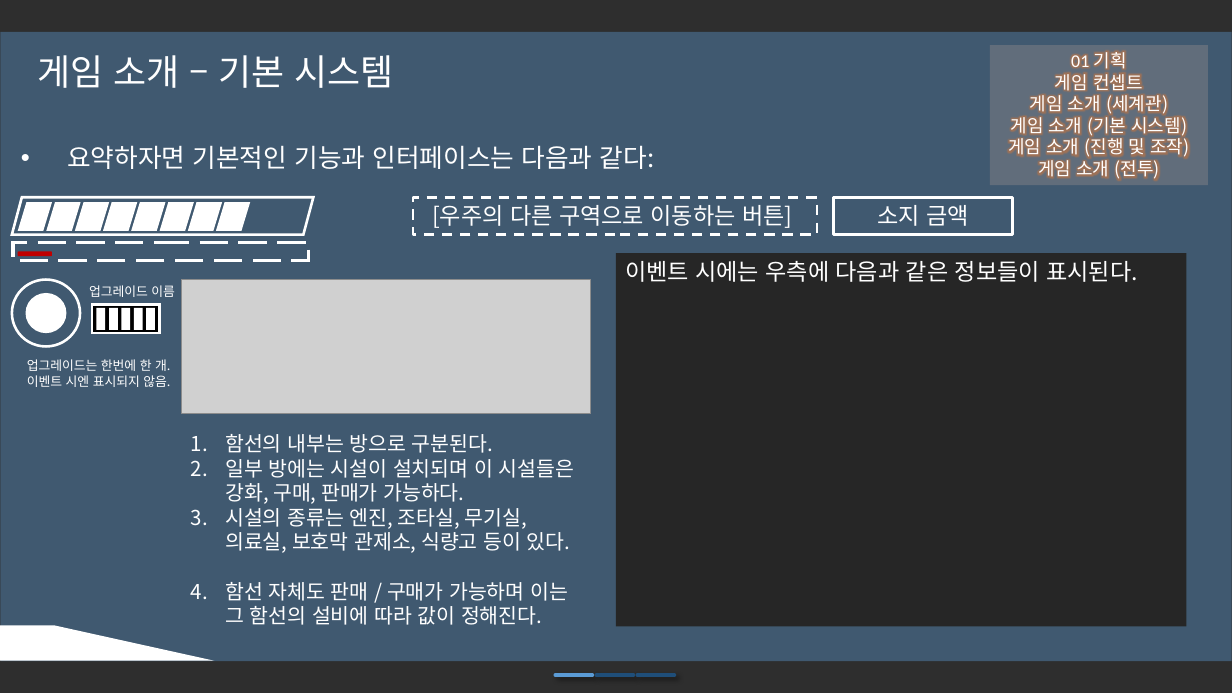
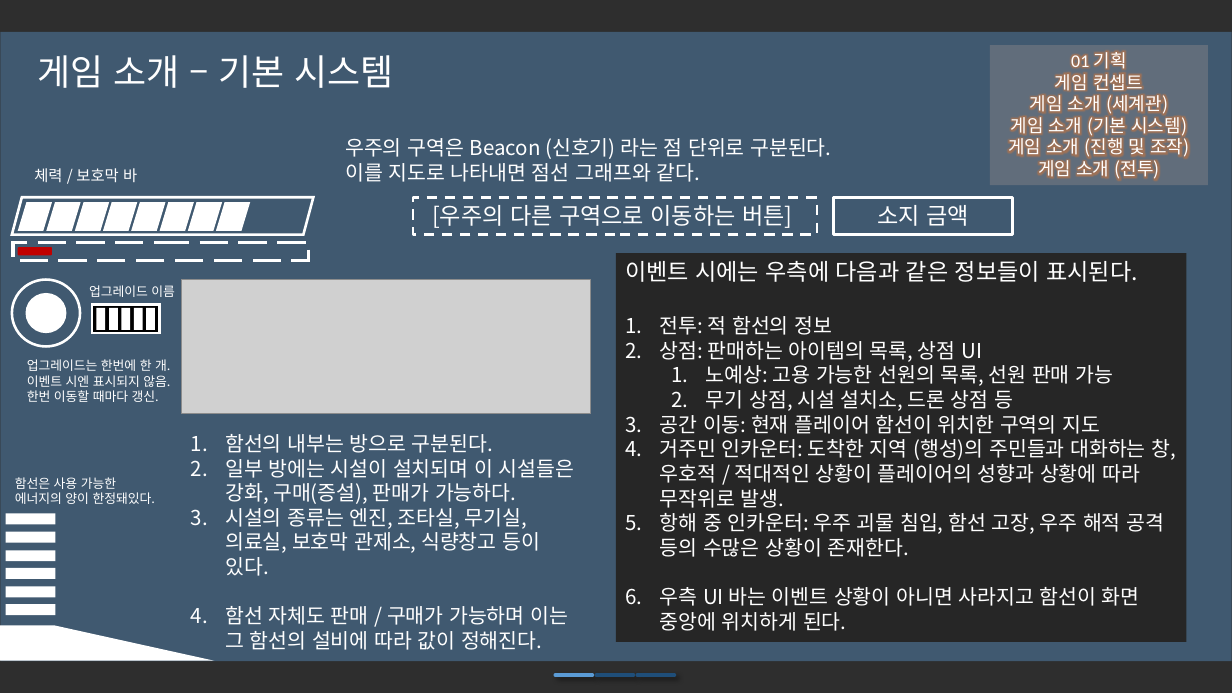
Before and after one commit to iconstudio/2017-Platformer, a slide deck: slide 10 of slides/Cosmos_20171105.pptx. Drawn at 1232x693 pixels with LibreOffice and Linux fonts; fonts in the diff are those of the drawing; grey boxes stand for pictures; background and template pictures are left out; a plain dark background stands for a picture behind light text. Boxes give left, top, right and bottom in pixels: in the first picture for what was removed or moved away, otherwise in the second. Text is boxed around its words. In the diff, an @@ line names an element or a change of style, - is before the commit and + after.

```diff
--- a/slides/Cosmos_20171105.pptx
+++ b/slides/Cosmos_20171105.pptx
@@ text removed at <box>67,145,655,169</box> @@
-• 요약하자면 기본적인 기능과 인터페이스는 다음과 같다:
@@ text added at <box>345,138,831,182</box>, 16 pt, text #FFFFFF @@
+우주의 구역은 Beacon (신호기) 라는 점 단위로 구분된다.
+이를 지도로 나타내면 점선 그래프와 같다.
@@ text added at <box>34,168,137,183</box>, 12 pt, text #FFFFFF @@
+체력 / 보호막 바
@@ rounded rectangle: place and size @@
-rounded rectangle at <box>18,251,52,256</box>
+rounded rectangle at <box>18,247,52,255</box>
@@ rectangle "이벤트 시에는 우측에 다음과 같은 ...": place and size @@
-rectangle "이벤트 시에는 우측에 다음과 같은 ..." at <box>616,253,1187,627</box>
+rectangle "이벤트 시에는 우측에 다음과 같은 ..." at <box>616,253,1187,642</box>
@@ text in rectangle at <box>660,316,1177,631</box>: paragraphs added @@
+1. 전투: 적 함선의 정보
+2. 상점: 판매하는 아이템의 목록, 상점 UI
+  1. 노예상: 고용 가능한 선원의 목록, 선원 판매 가능
+  2. 무기 상점, 시설 설치소, 드론 상점 등
+3. 공간 이동: 현재 플레이어 함선이 위치한 구역의 지도
+4. 거주민 인카운터: 도착한 지역 (행성)의 주민들과 대화하는 창, 우호적 / 적대적인 상황이 플레이어의 성향과 상황에 따라 무작위로 발생.
+5. 항해 중 인카운터: 우주 괴물 침입, 함선 고장, 우주 해적 공격 등의 수많은 상황이 존재한다.
+6. 우측 UI 바는 이벤트 상황이 아니면 사라지고 함선이 화면 중앙에 위치하게 된다.
@@ text at <box>27,390,159,402</box>: paragraph added @@
+한번 이동할 때마다 갱신.
@@ group added at <box>6,477,155,616</box>: 6 rectangles, 1 text @@
+함선은 사용 가능한 에너지의 양이 한정돼있다.
@@ text at <box>225,459,574,576</box>: text changed @@
-2. 일부 방에는 시설이 설치되며 이 시설들은 강화, 구매, 판매가 가능하다.
-3. 시설의 종류는 엔진, 조타실, 무기실, 의료실, 보호막 관제소, 식량고 등이 있다.
+2. 일부 방에는 시설이 설치되며 이 시설들은 강화, 구매(증설), 판매가 가능하다.
+3. 시설의 종류는 엔진, 조타실, 무기실, 의료실, 보호막 관제소, 식량창고 등이 있다.
```
Also in this commit, not shown: 8 other slides changed, 7 other files.
